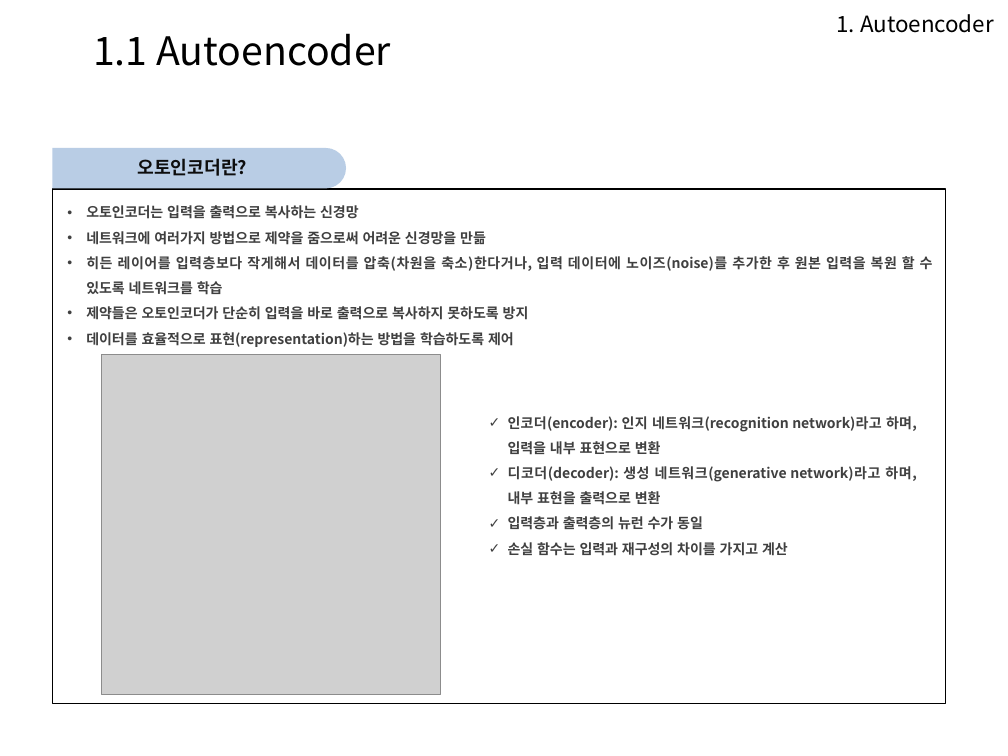
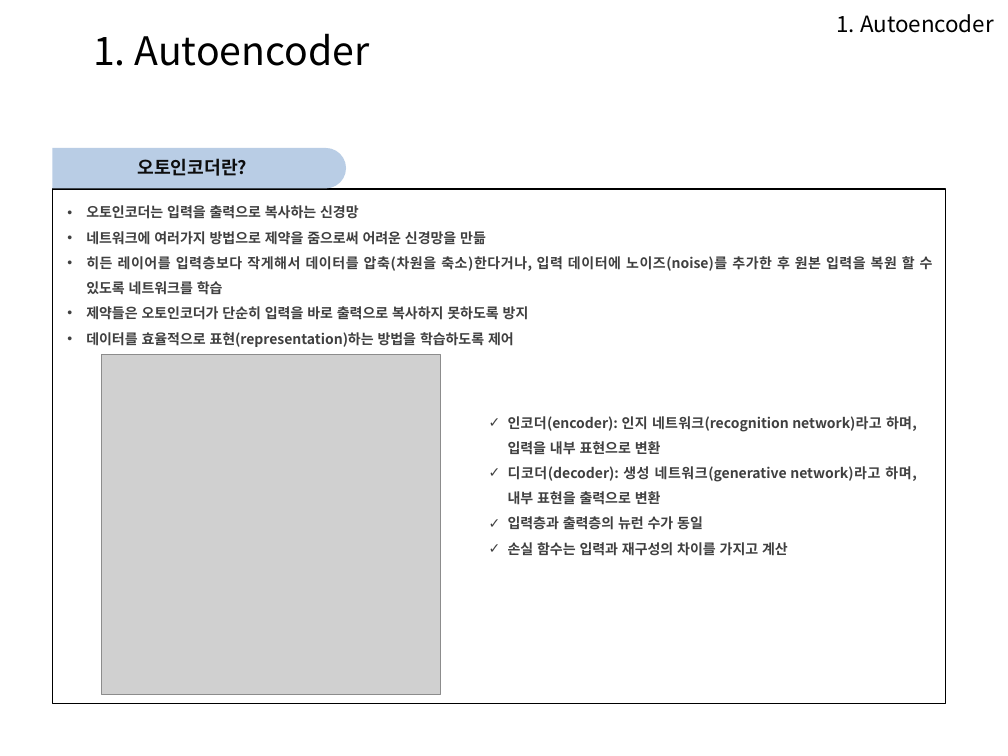
Before and after one commit to Heechul90/Autoencoder, a slide deck: slide 3 of autoencoder.pptx. Drawn at 1008x756 pixels with LibreOffice and Linux fonts; fonts in the diff are those of the drawing; grey boxes stand for pictures; background and template pictures are left out. Boxes give left, top, right and bottom in pixels: in the first picture for what was removed or moved away, otherwise in the second. Text is boxed around its words. In the diff, an @@ line names an element or a change of style, - is before the commit and + after.

Commit message:
autoencoder

```diff
--- a/autoencoder.pptx
+++ b/autoencoder.pptx
@@ text at [93,33,370,66]: text changed @@
-1.1 Autoencoder
+1. Autoencoder
```
Also in this commit, not shown: 17 other slides changed, 4 slides added, 3 other files.
